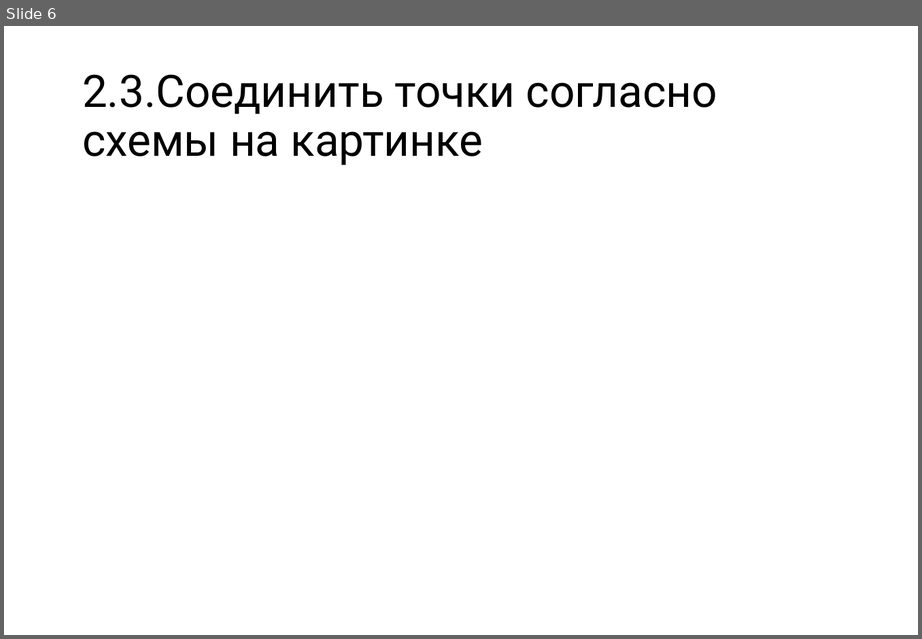
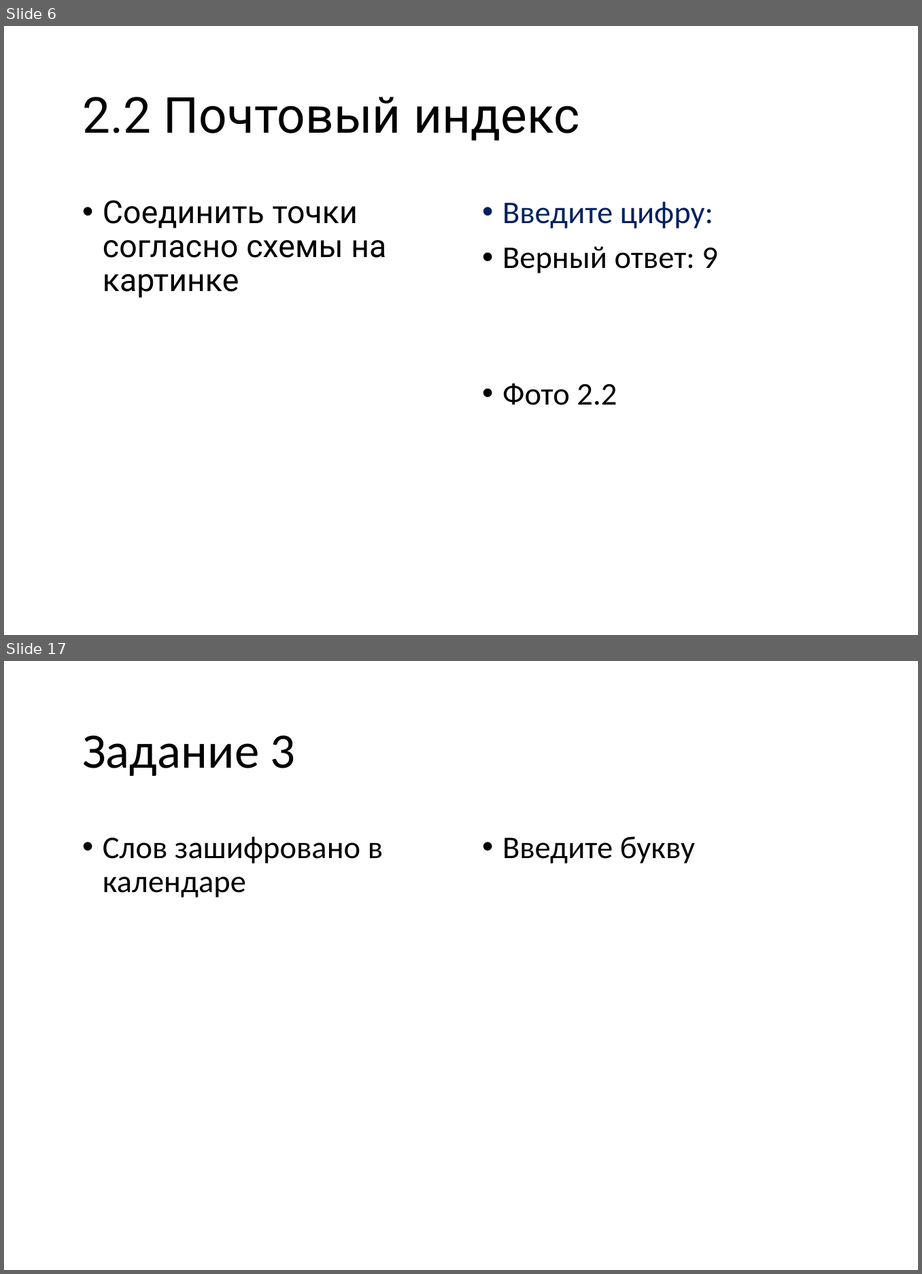
Before and after one commit to vvaassiihhaa/masha, a slide deck: КВЕСТ/Kvest 2706.pptx. Shown one above the other, each under a label of ours: slide 6 before the commit, slides 6 and 17 after it; the slides between them are not shown. The pictures are 922x639 and 922x1274 pixels, drawn with LibreOffice and Linux fonts; fonts in the diff are those of the drawing. Boxes give left, top, right and bottom in pixels: in the first picture for what was removed or moved away, otherwise in the second. Text is boxed around its words. In the diff, an @@ line names an element or a change of style, - is before the commit and + after.

```diff
--- a/КВЕСТ/Kvest 2706.pptx
+++ b/КВЕСТ/Kvest 2706.pptx
@@ slide 17 added at (4,661,918,1270), background #FFFFFF @@
@@ title added at (82,735,296,776), 23.1 pt, text #000000 @@
+Задание 3
@@ text added at (103,836,383,898), 14.7 pt, text #000000 @@
+• Слов зашифровано в календаре
@@ text added at (502,836,695,864), 14.7 pt, text #000000 @@
+• Введите букву
@@ slide 6 changed as well @@
@@ title at (82,97,579,141): text changed; size 20.8 to 23.1 pt @@
-2.3.Соединить точки согласно схемы на картинке
+2.2 Почтовый индекс
@@ text added at (103,200,386,298), 14.7 pt, text #000000 @@
+• Соединить точки согласно схемы на картинке
@@ text added at (502,201,718,405), 14.7 pt, text #000000 @@
+• Введите цифру:
+• Верный ответ: 9
+• Фото 2.2
```
Also in this commit, not shown: 2 other slides changed, 23 other slides added, 4 slides removed, 4 other files.
